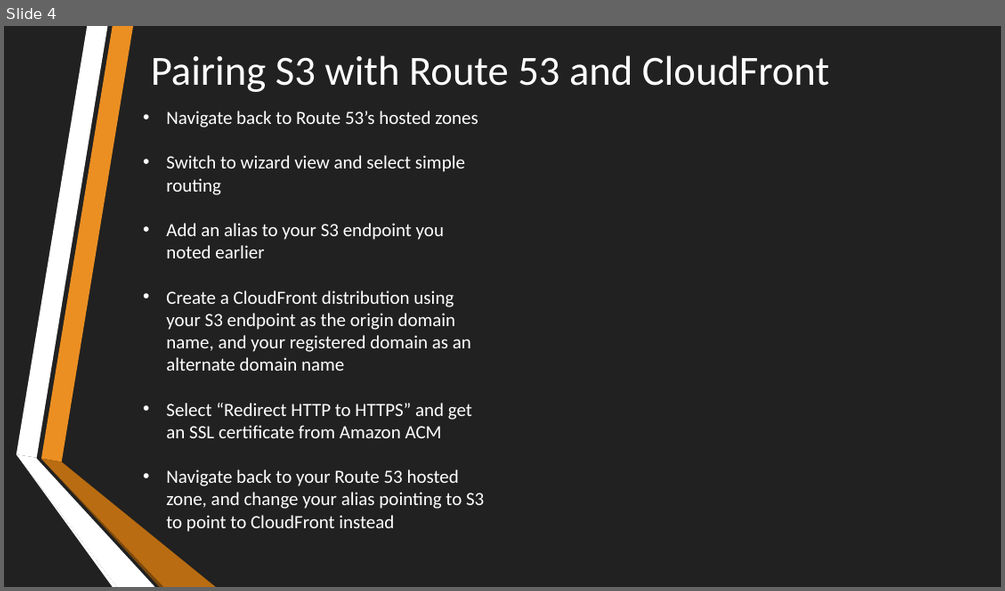
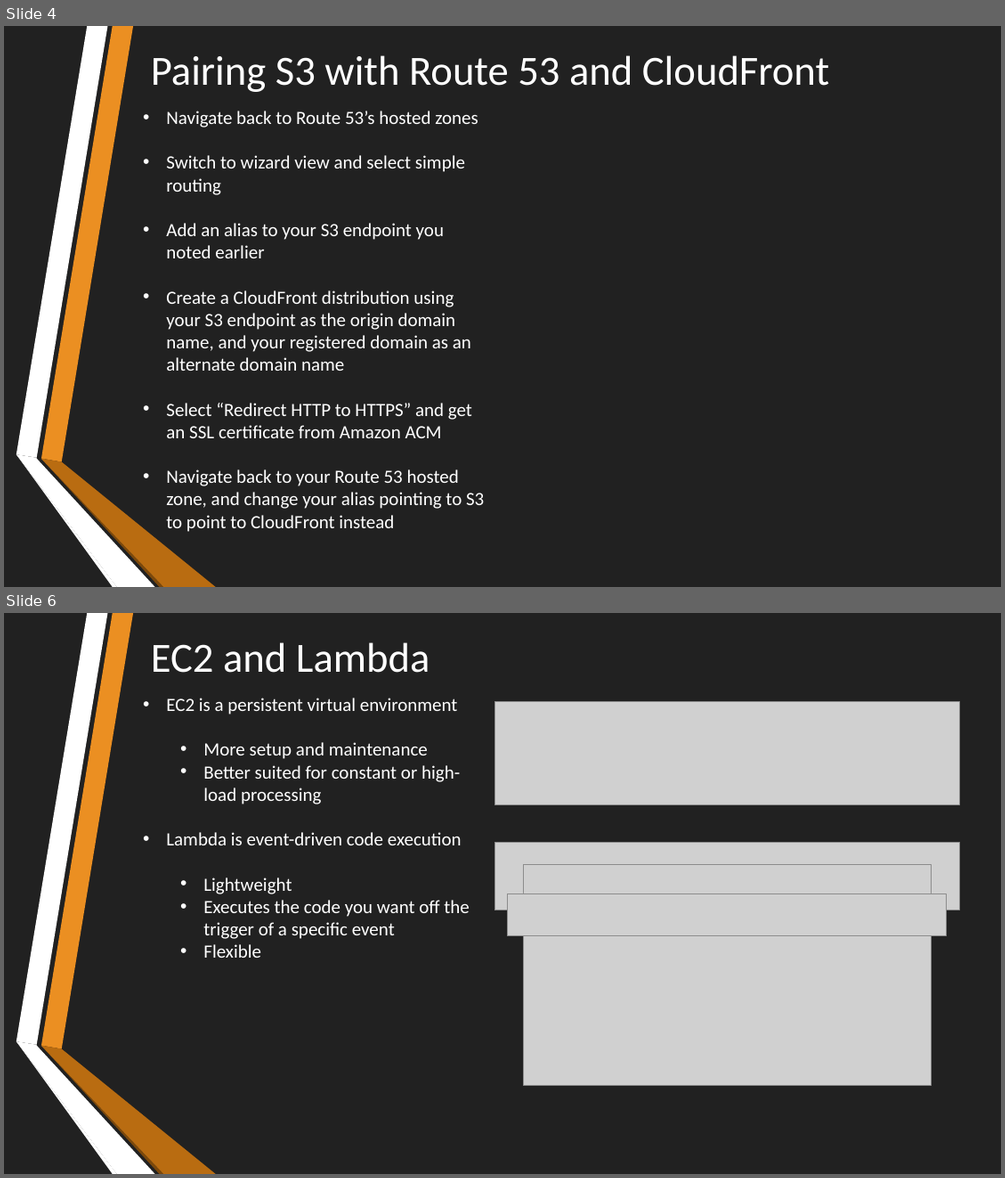
Before and after one commit to Yackul/work, a slide deck: docs/Spring/A Quick and Easy Guide to Hosting React.pptx. Shown one above the other, each under a label of ours: slide 4 before the commit, slides 4 and 6 after it; the slides between them are not shown. The pictures are 1005x591 and 1005x1178 pixels, drawn with LibreOffice and Linux fonts; fonts in the diff are those of the drawing; grey boxes stand for pictures. Boxes give left, top, right and bottom in pixels: in the first picture for what was removed or moved away, otherwise in the second. Text is boxed around its words. In the diff, an @@ line names an element or a change of style, - is before the commit and + after.

```diff
--- a/docs/Spring/A Quick and Easy Guide to Hosting React.pptx
+++ b/docs/Spring/A Quick and Easy Guide to Hosting React.pptx
@@ slide 6 added at <box>4,613,1001,1174</box>, background #212121; not listed: 6 template elements that a slide beside it also shows @@
@@ title added at <box>151,642,429,673</box>, 40 pt, text #FFFFFF @@
+EC2 and Lambda
@@ text added at <box>166,698,469,957</box>, 18 pt, text #FFFFFF @@
+• EC2 is a persistent virtual environment
+  • More setup and maintenance
+  • Better suited for constant or high-load processing
+• Lambda is event-driven code execution
+  • Lightweight
+  • Executes the code you want off the trigger of a specific event
+  • Flexible
@@ picture added at <box>494,702,959,805</box> @@
@@ picture added at <box>494,842,959,910</box> @@
@@ picture added at <box>523,864,930,1085</box> @@
@@ picture added at <box>507,893,947,936</box> @@
```
Also in this commit, not shown: 1 other slide added, 1 other file.
